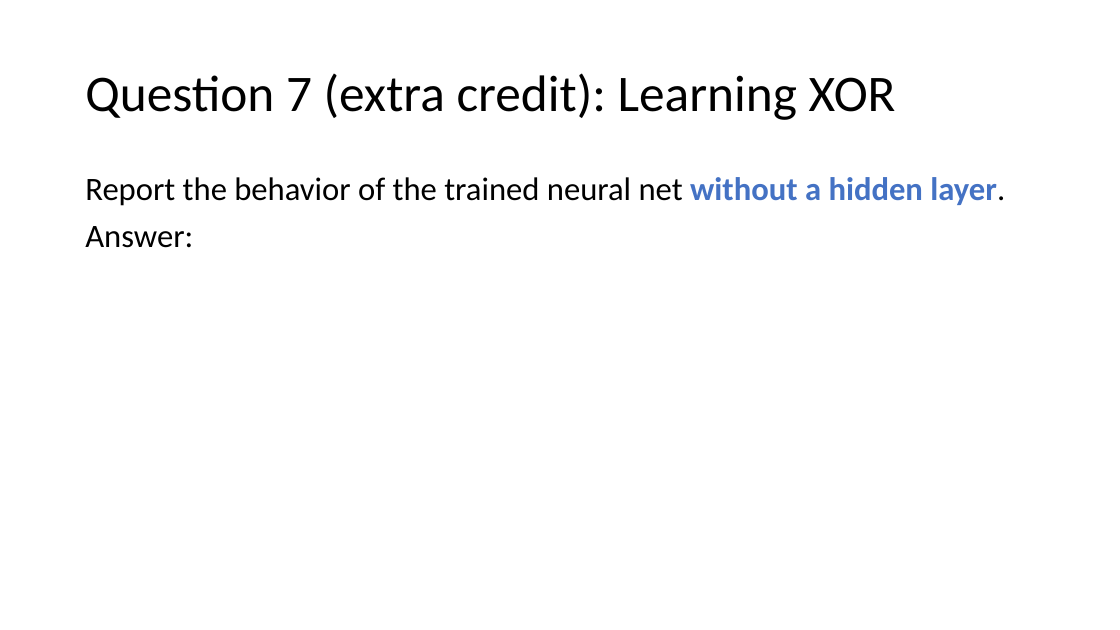
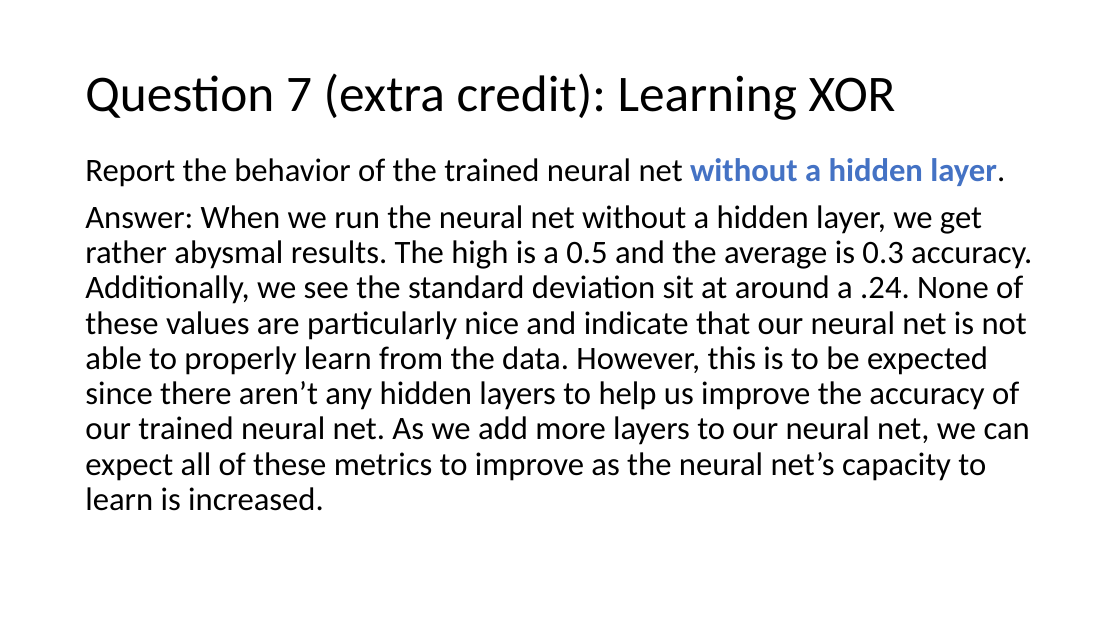
Before and after one commit to Lucas-Luwa/Artificial-Intelligence, a slide deck: slide 10 of Project 4/NeuralNet_report.pptx. Drawn at 1120x630 pixels with LibreOffice and Linux fonts; fonts in the diff are those of the drawing. Boxes give left, top, right and bottom in pixels: in the first picture for what was removed or moved away, otherwise in the second. Text is boxed around its words. In the diff, an @@ line names an element or a change of style, - is before the commit and + after.

```diff
--- a/Project 4/NeuralNet_report.pptx
+++ b/Project 4/NeuralNet_report.pptx
@@ text "Report the behavior of the ...": place and size @@
-text "Report the behavior of the ..." at (85, 177, 1005, 248)
+text "Report the behavior of the ..." at (85, 158, 1032, 511)
@@ text at (85, 205, 1032, 511): text changed @@
-Answer:
+Answer: When we run the neural net without a hidden layer, we get rather abysmal results. The high is a 0.5 and the average is 0.3 accuracy. Additionally, we see the standard deviation sit at around a .24. None of these values are particularly nice and indicate that our neural net is not able to properly learn from the data. However, this is to be expected since there aren’t any hidden layers to help us improve the accuracy of our trained neural net. As we add more layers to our neural net, we can expect all of these metrics to improve as the neural net’s capacity to learn is increased.
```
Also in this commit, not shown: 4 other slides changed, 36 other files.
